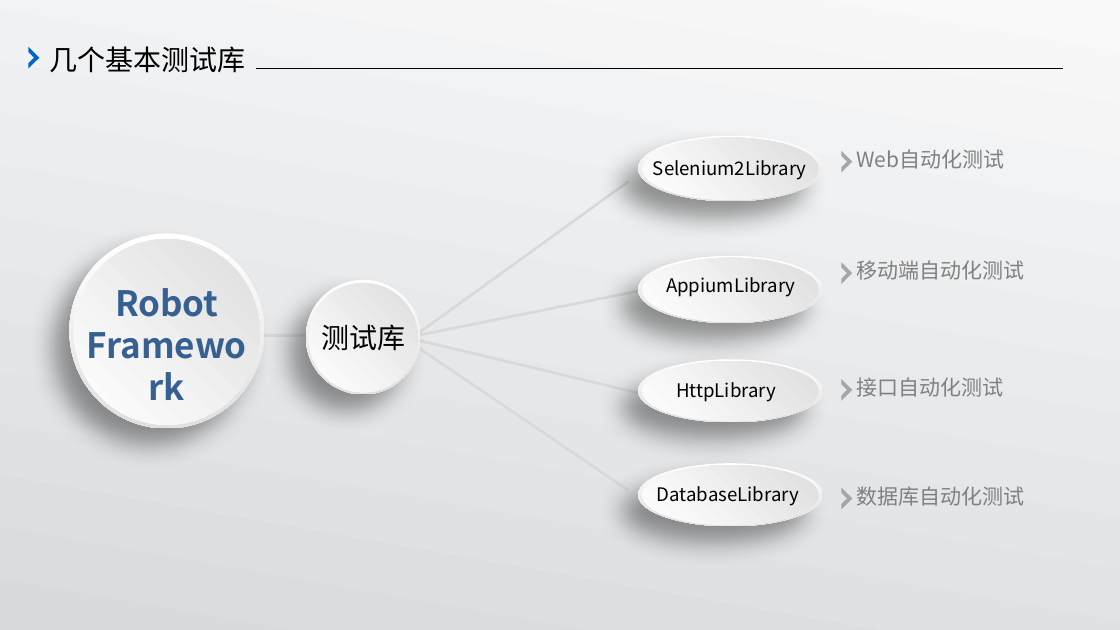
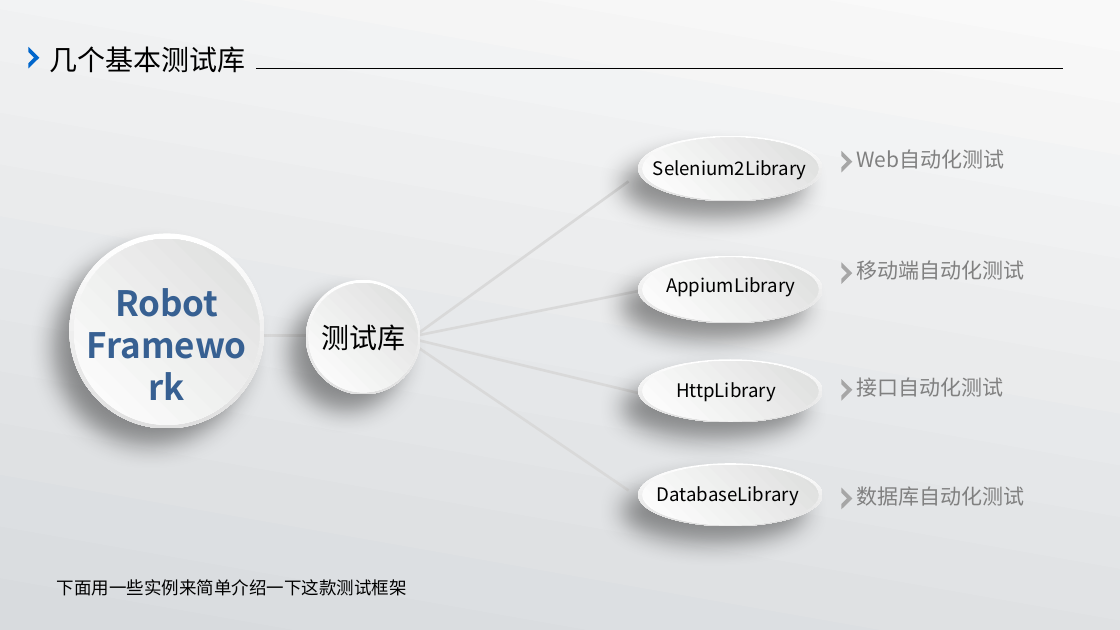
Before and after one commit to TheOneTest/Manage, a slide deck: slide 6 of 演示课件.pptx. Drawn at 1120x630 pixels with LibreOffice and Linux fonts; fonts in the diff are those of the drawing. Boxes give left, top, right and bottom in pixels: in the first picture for what was removed or moved away, otherwise in the second. Text is boxed around its words. In the diff, an @@ line names an element or a change of style, - is before the commit and + after.

```diff
--- a/演示课件.pptx
+++ b/演示课件.pptx
@@ text added at [57,579,407,596], 15 pt, text #000000 @@
+下面用一些实例来简单介绍一下这款测试框架
```
Also in this commit, not shown: 6 other slides changed, 6 other files.
